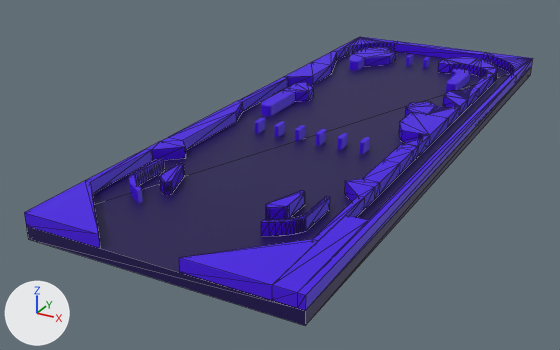
Before and after pictures for a commit that changed the glTF model Template_Windows/assets/static-walls.glb.
Before and after are seen from a 50 mm camera at (6.69, -15.11, 6.01) aimed at (-1.01, -1.11, -0.99). The lights are fixed; the arrows at lower left show +X, +Y and +Z. Mesh edges are drawn as thin lines on the coarser meshes.
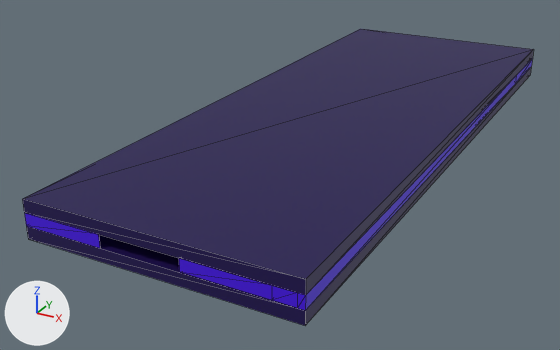
What differs and where, as boxes [x1, y1, x2, y2] in the pictures (560 x 350 px):
'top-cover', added: after [22, 29, 534, 295]
'Plane.002', unchanged, covered by the edit: before [26, 52, 531, 326]; after [26, 68, 531, 326]
'Plane.020', unchanged, covered by the edit: before [179, 239, 318, 300]; after [179, 258, 272, 300]
'Plane.012', unchanged, covered by the edit: before [24, 181, 100, 248]; after [24, 213, 100, 248]
'Plane.019', unchanged, covered by the edit: before [272, 215, 368, 308]; after [272, 285, 297, 308]

What the commit changed:
Mesh me_plane_003 is new.
It is a box spanning x -2.63..2.63, y -7.0..7.0, z -0.34..-0.09.
It uses material mat_dark_blue (dark purple #180050).
Object 'top-cover' (ob_top_cover) is new; it shows me_plane_003.
Its location is (0.0, 0.0, 0.59).
